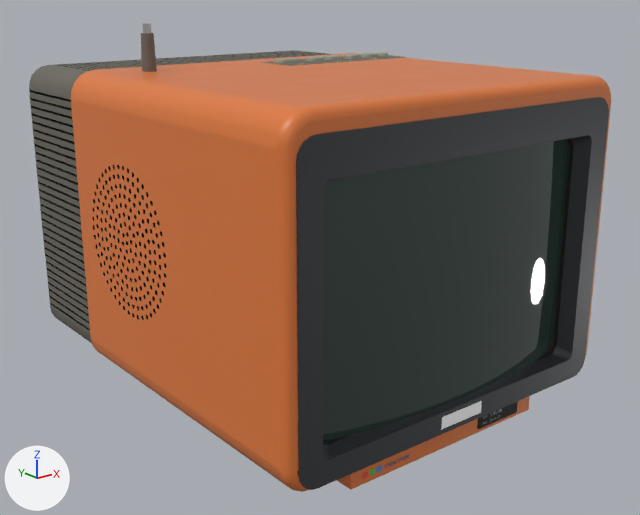
The glTF model dist/sony-kv-9pr1.glb: old version first, new version second.
The view is the same before and after, from a 50 mm camera at (-0.309, -0.42, 0.231) aimed at (0.01, -0.022, 0.072). Lighting does not change. The marker at lower left points along +X, +Y and +Z. The first picture is the older version. Where no turn or scale is listed for an object, it has been applied to the vertices. Vertices at exactly the same position are counted once.

The older version as bpy lines, for what is in view:
```python
ob_crt_glass = bpy.data.objects.new('crt-glass', me_mesh_6)
ob_crt_glass.location = (0.0, 0.0, 0.0)
ob_rib = bpy.data.objects.new('rib', me_mesh_18)
ob_rib.location = (0.0, 0.0, 0.0)
ob_shell = bpy.data.objects.new('shell', me_mesh_14)
ob_shell.location = (0.0, 0.0, 0.0)
# also in view: 'black' at (0.0, -0.14, 0.091); 'bezel' at (0.0, -0.145, 0.094); 'cavity' at (-0.001, 0.031, 0.106)
```
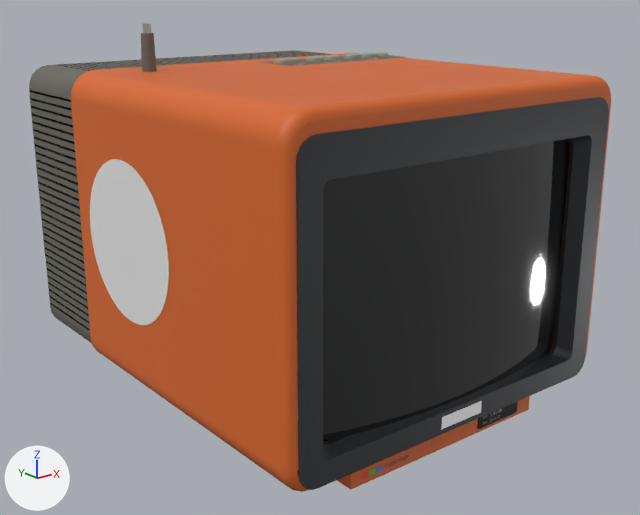
Commit message: Darken the tube glass and replace the 9PR1 speaker mesh with a grille map

Where the change shows, as pixel boxes (x1, y1, x2, y2) in the pictures (640 x 515 px):
```json
{"object": "shell", "change": "recoloured, surface changed", "before": [71, 53, 609, 484], "after": [71, 53, 609, 484]}
{"object": "crt-glass", "change": "surface changed, recoloured", "before": [323, 140, 570, 441], "after": [323, 140, 570, 441]}
{"object": "speaker", "change": "added", "after": [90, 159, 169, 325]}
{"part": 1, "of": "me_mesh_14", "change": "deleted", "before": [71, 99, 281, 470], "on screen": "orange"}
```

Edits to the scene script, one JSON object a line:
```json
{"op": "set", "path": "mat_crt_glass.roughness", "old": "0.02", "new": "0.05"}
{"op": "remove", "block": "mat_crt_glass", "code": "mat_crt_glass.emission_color = (0.00518, 0.0144, 0.011)  # black #10201b"}
{"op": "remove", "block": "mat_crt_glass", "code": "mat_crt_glass.emission_strength = 0.55"}
{"block": "mat_shell", "where": "n0 = _N.new('ShaderNodeBsdfPrincipled'); n0.name = 'Principled BSDF'"}
{"op": "set", "path": "n0.inputs[0].default_value", "old": "(0.745, 0.195, 0.0452, 1.0)", "new": "(0.694, 0.138, 0.0232, 1.0)", "note": "'Base Color', orange #e07a3c -> 'Base Color', orange #d9682a"}
{"block": "mat_shell", "where": "n3 = _N.new('ShaderNodeMath'); n3.name = 'Math.001'"}
{"op": "set", "path": "n3.inputs[1].default_value", "old": "0.42", "new": "0.58", "note": "'Value'"}
{"op": "add", "block": "mat_speaker", "code": ["mat_speaker = principled_material('speaker')", "mat_speaker.base_color = (0.8, 0.8, 0.8)  # white #e7e7e7"]}
{"block": "me_mesh_14", "where": "# used by ob_shell; location = (0.0, 0.0, 0.0)"}
{"op": "remove", "block": "me_mesh_14", "code": "me_mesh_14.from_pydata(...)  # 1855 vertices, 2400 faces; spans x -0.109..0.109, y -0.148..0.048, z 0.0..0.184"}
{"op": "add", "block": "me_mesh_14", "code": "me_mesh_14.from_pydata(...)  # 167 vertices, 290 faces; spans x -0.109..0.109, y -0.148..0.048, z 0.0..0.184"}
{"block": "me_mesh_14", "change": "me_mesh_14 part 1: 1688 vertices removed from x -0.109, y -0.05..0.032, z 0.059..0.141"}
{"op": "add", "block": "me_mesh_20_1", "code": ["me_mesh_20_1 = bpy.data.meshes.new('Mesh_20')", "me_mesh_20_1.from_pydata(...)  # 49 vertices, 48 faces; spans x -0.1092, y -0.053..0.035, z 0.056..0.144", "me_mesh_20_1.materials.append(mat_speaker)  # its picture is missing"]}
{"op": "add", "block": "ob_speaker", "code": ["ob_speaker = bpy.data.objects.new('speaker', me_mesh_20_1)", "ob_speaker.location = (0.0, 0.0, 0.0)"]}
```
